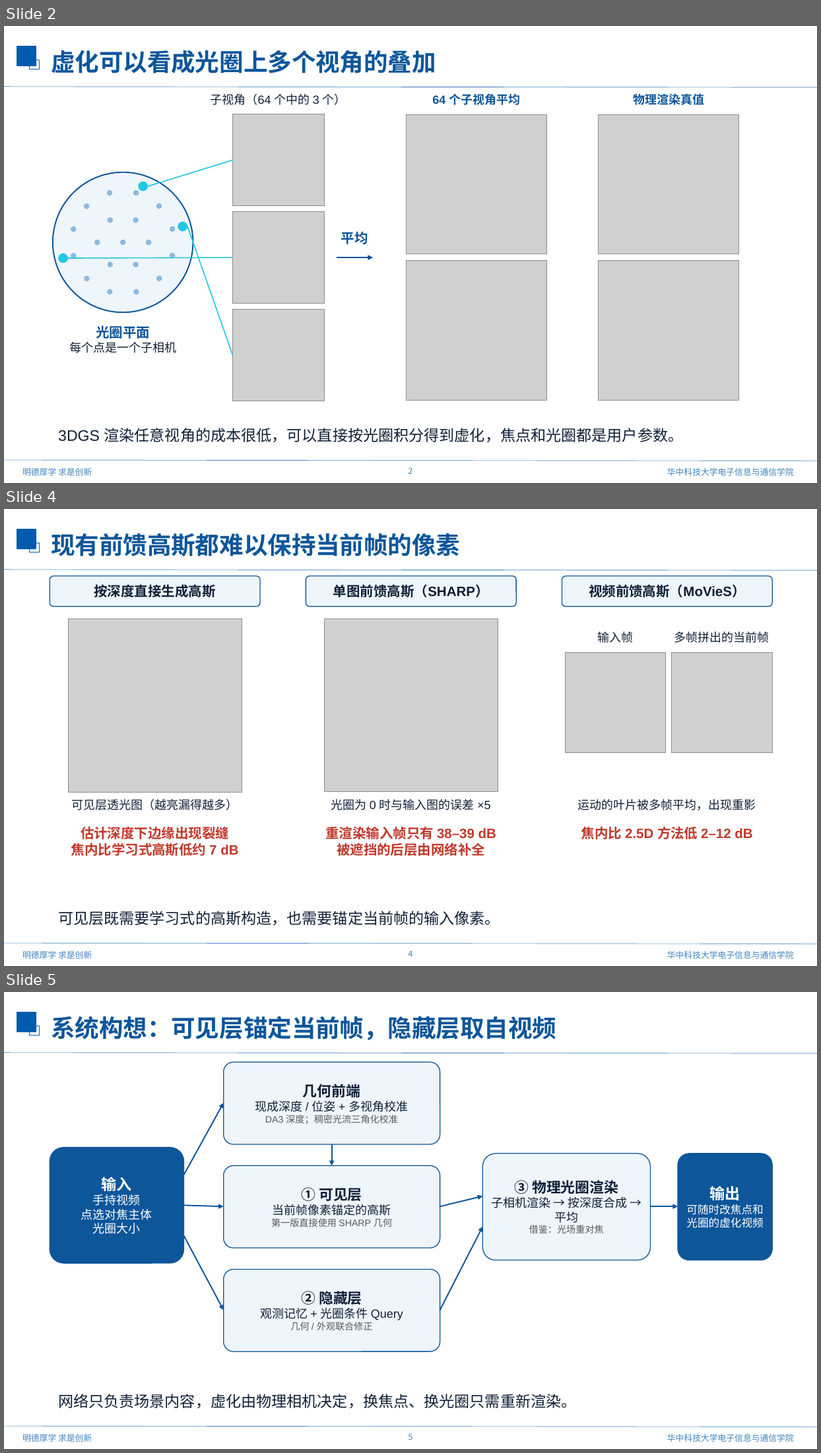
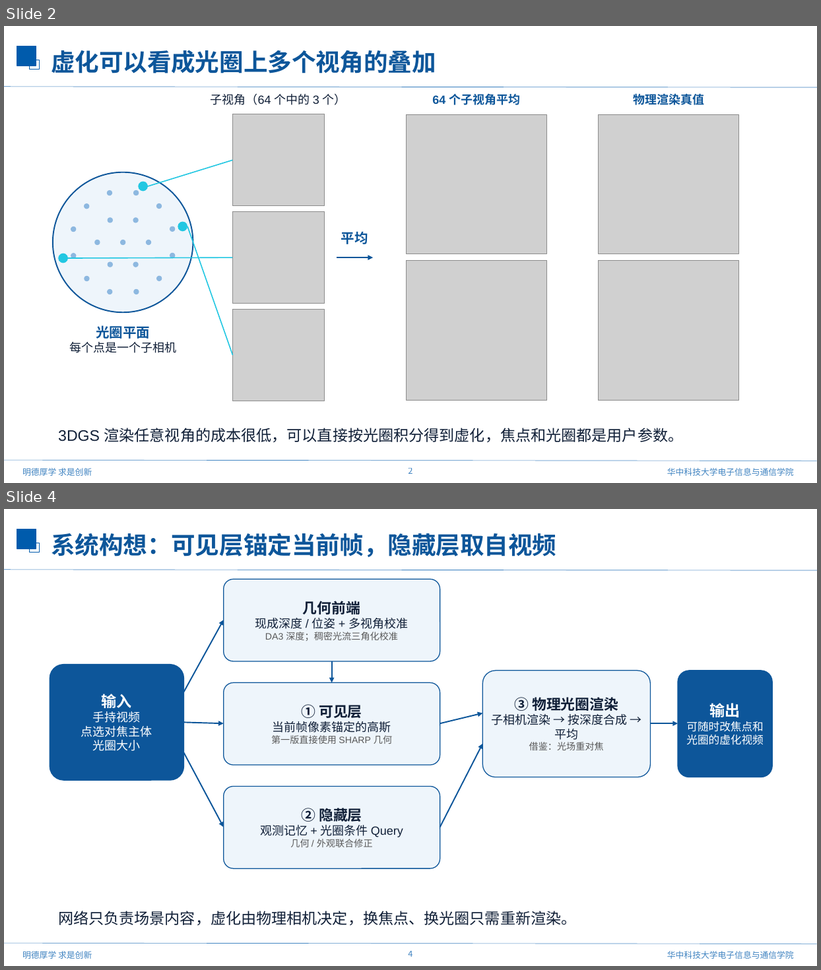
Before and after one commit to mengmcy1/OPPO-depth-guided-video-bokeh, a slide deck: 汇报/2026-11-11_前馈视频虚化思路与验证/前馈视频虚化思路与验证_1111.pptx. Shown one above the other, each under a label of ours: slides 2, 4 and 5 before the commit, slides 2 and 4 after it; the slides between them are not shown. The pictures are 821x1453 and 821x970 pixels, drawn with LibreOffice and Linux fonts; fonts in the diff are those of the drawing; grey boxes stand for pictures; background and template pictures are left out. Boxes give left, top, right and bottom in pixels: in the first picture for what was removed or moved away, otherwise in the second. Text is boxed around its words. In the diff, an @@ line names an element or a change of style, - is before the commit and + after.

```diff
--- a/汇报/2026-11-11_前馈视频虚化思路与验证/前馈视频虚化思路与验证_1111.pptx
+++ b/汇报/2026-11-11_前馈视频虚化思路与验证/前馈视频虚化思路与验证_1111.pptx
@@ slide 4 removed at [4, 509, 817, 966], background #FFFFFF; not listed: 7 template elements that a slide beside it also shows @@
@@ text removed at [51, 533, 460, 557] @@
-现有前馈高斯都难以保持当前帧的像素
@@ rounded rectangle removed at [50, 576, 260, 607] @@
-按深度直接生成高斯
@@ rounded rectangle removed at [306, 576, 516, 607] @@
-单图前馈高斯（SHARP）
@@ rounded rectangle removed at [562, 576, 773, 607] @@
-视频前馈高斯（MoVieS）
@@ picture removed at [68, 619, 242, 793] @@
@@ picture removed at [324, 619, 498, 792] @@
@@ text removed at [597, 632, 633, 643] @@
-输入帧
@@ text removed at [675, 632, 770, 643] @@
-多帧拼出的当前帧
@@ picture removed at [565, 652, 666, 753] @@
@@ picture removed at [672, 652, 773, 753] @@
@@ text removed at [72, 799, 238, 811] @@
-可见层透光图（越亮漏得越多）
@@ text removed at [331, 799, 490, 811] @@
-光圈为 0 时与输入图的误差 ×5
@@ text removed at [578, 799, 756, 811] @@
-运动的叶片被多帧平均，出现重影
@@ text removed at [71, 826, 238, 856] @@
-估计深度下边缘出现裂缝
-焦内比学习式高斯低约 7 dB
@@ text removed at [326, 826, 496, 856] @@
-重渲染输入帧只有 38–39 dB
-被遮挡的后层由网络补全
@@ text removed at [582, 826, 752, 840] @@
-焦内比 2.5D 方法低 2–12 dB
@@ text removed at [58, 911, 500, 926] @@
-可见层既需要学习式的高斯构造，也需要锚定当前帧的输入像素。
@@ what was slide 5 is now slide 4 @@
@@ page number at [408, 951, 413, 957]: text changed @@
-5
+4
```
Also in this commit, not shown: 3 slides changed, 3 slides added, 6 other slides removed, 20 other files.
